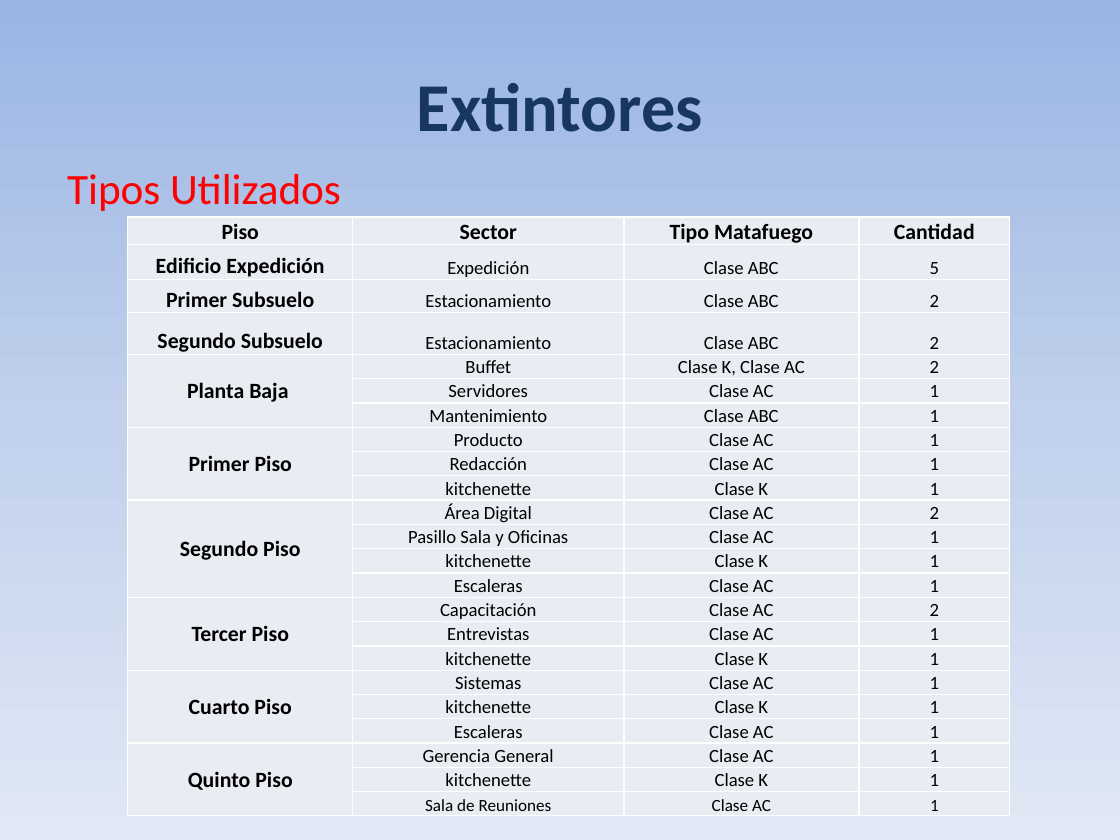
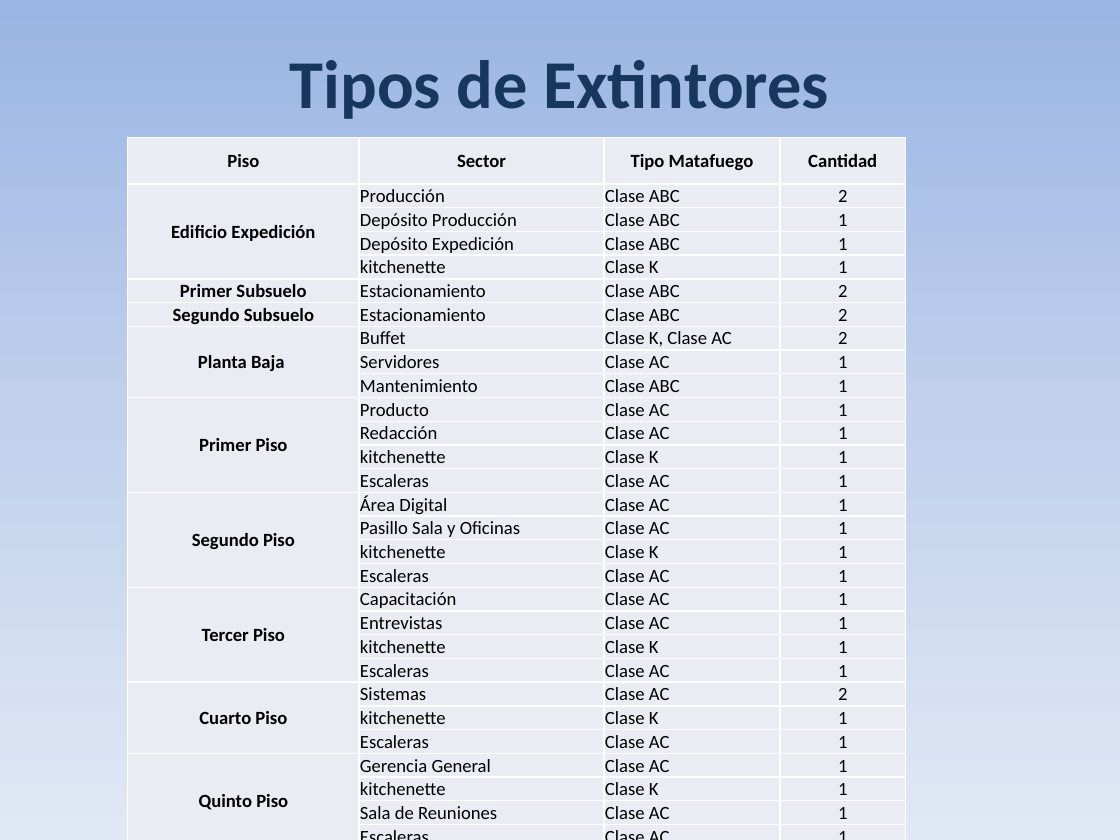
Before and after one commit to xipone/adm-recursos-2012, a slide deck: slide 4 of Seguridad-Higiene/Trabajo de Higiene y Seguridad.pptx. Drawn at 1120x840 pixels with LibreOffice and Linux fonts; fonts in the diff are those of the drawing. Boxes give left, top, right and bottom in pixels: in the first picture for what was removed or moved away, otherwise in the second. Text is boxed around its words. In the diff, an @@ line names an element or a change of style, - is before the commit and + after.

```diff
--- a/Seguridad-Higiene/Trabajo de Higiene y Seguridad.pptx
+++ b/Seguridad-Higiene/Trabajo de Higiene y Seguridad.pptx
@@ title at (290,60,829,119): text changed @@
-Extintores
+Tipos de Extintores
@@ table at (128,138,905,838) @@
-row 2: Edificio Expedición | Expedición | Clase ABC | 5
+row 2: Edificio Expedición | Producción | Clase ABC | 2
+row 3:  | Depósito Producción | Clase ABC | 1
+row 4:  | Depósito Expedición | Clase ABC | 1
+row 5:  | kitchenette | Clase K | 1
-row 11: Segundo Piso | Área Digital | Clase AC | 2
+row 14:  | Escaleras | Clase AC | 1
+row 15: Segundo Piso | Área Digital | Clase AC | 1
-row 19, column 4: 2
+row 19, column 4: 1
-row 18: Cuarto Piso | Sistemas | Clase AC | 1
+row 22:  | Escaleras | Clase AC | 1
+row 23: Cuarto Piso | Sistemas | Clase AC | 2
+row 29:  | Escaleras | Clase AC | 1
@@ table: place and size @@
-table at (128,217,1010,816)
+table at (128,138,905,838)
@@ text removed at (67,174,341,211) @@
-Tipos Utilizados
```
Also in this commit, not shown: 3 other slides changed, 1 slide removed, 2 other files.
